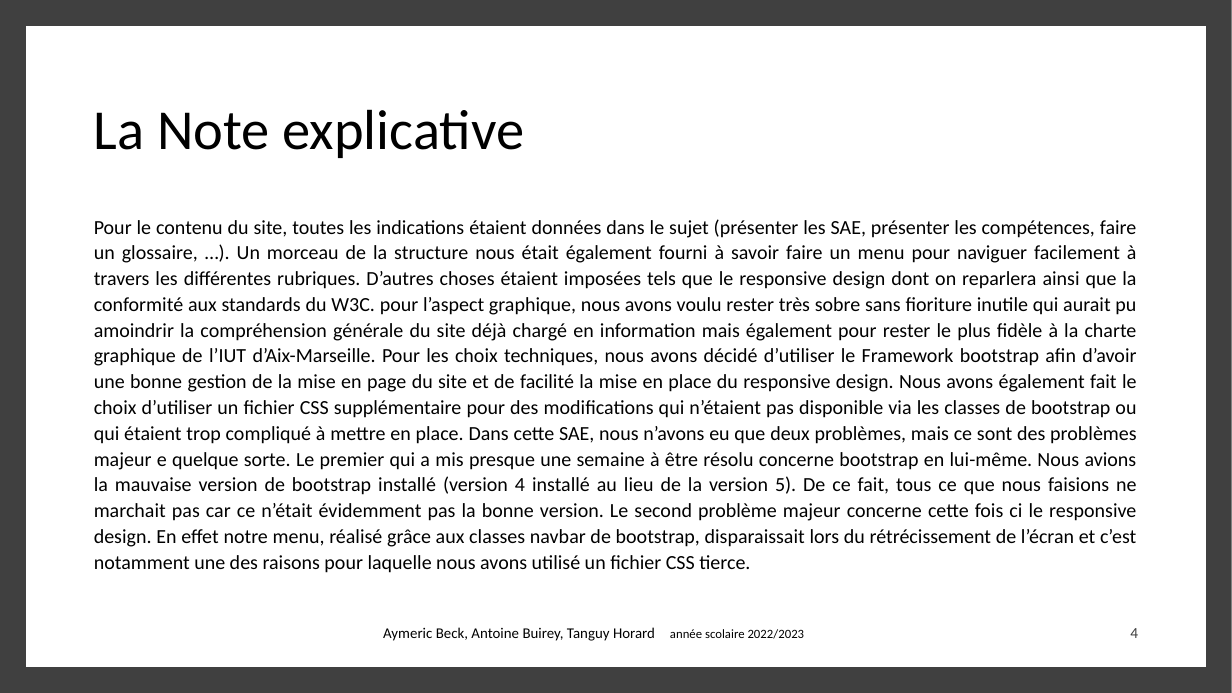
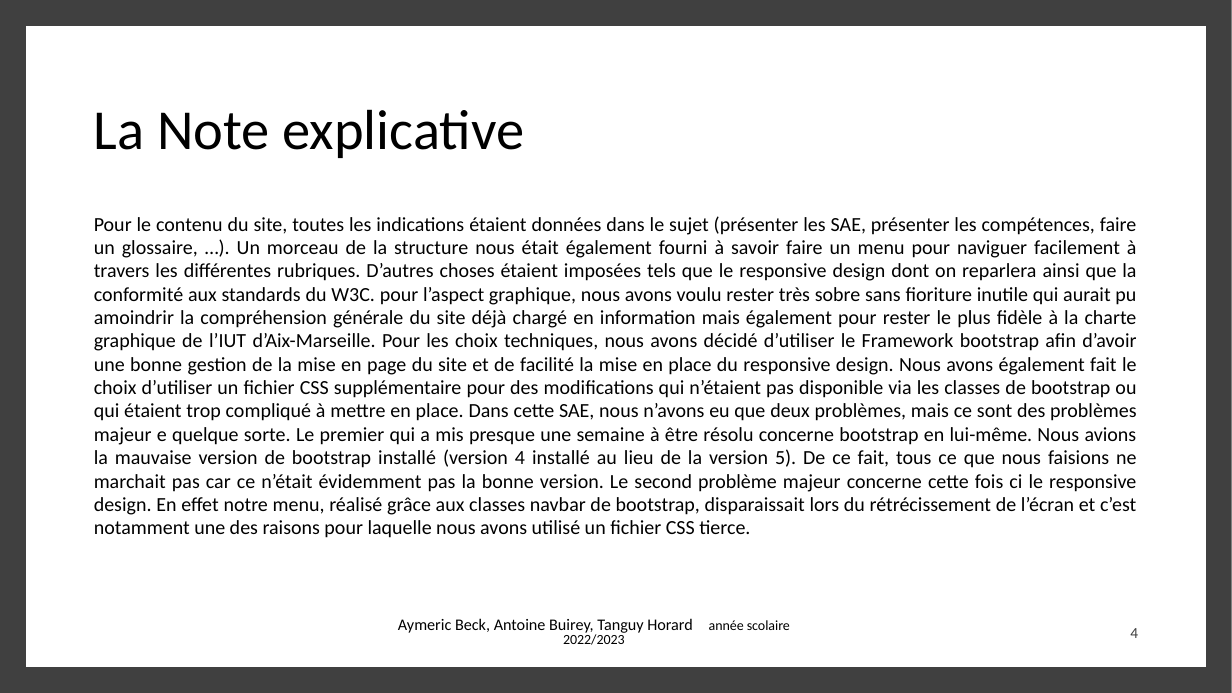
Before and after one commit to IUT-Arles-SAE/S1.05, a slide deck: slide 4 of Aymeric Beck Antoine Buirey Tanguy Horard.pptx. Drawn at 1232x693 pixels with LibreOffice and Linux fonts; fonts in the diff are those of the drawing. Boxes give left, top, right and bottom in pixels: in the first picture for what was removed or moved away, otherwise in the second. Text is boxed around its words. In the diff, an @@ line names an element or a change of style, - is before the commit and + after.

```diff
--- a/Aymeric Beck Antoine Buirey Tanguy Horard.pptx
+++ b/Aymeric Beck Antoine Buirey Tanguy Horard.pptx
@@ text "Pour le contenu du site, ..." at (x1=94, y1=216, x2=1137, y2=538): line spacing 1.07 to 0.97 @@
@@ text "Aymeric Beck, Antoine Buirey, Tanguy ..." at (x1=398, y1=618, x2=790, y2=645): size 11.6 to 12.7 pt in "Aymeric Beck, Antoine Buirey, Tanguy Horard"; size 10 to 10.9 pt in "année scolaire 2022/2023"; line spacing 1 to 0.8 @@
```
Also in this commit, not shown: 2 other slides changed.
